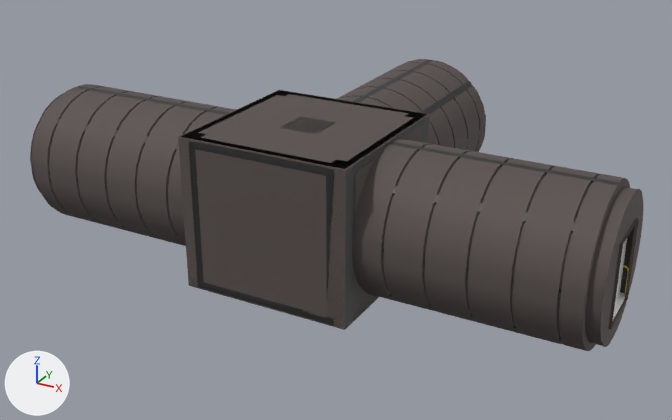
A saved change to the FBX model Assets/Prefabs/F0Prefabs/F0_Corridor3-1.fbx.
Before and after are seen from a camera (50 mm lens) standing at (34.6, -58.4, 32.3) and looking at (-1.1, 6.4, -0.1). The axes (+X, +Y, +Z) are drawn at lower left. The lights are the same throughout. The picture after the commit comes second. Where no turn or scale is listed for an object, it has been applied to the vertices.

In view in the first picture: 'F0_C3_MetallicCube', 'F0_C3_SteelSupports', 'F0_Corridor3' and 4 more.
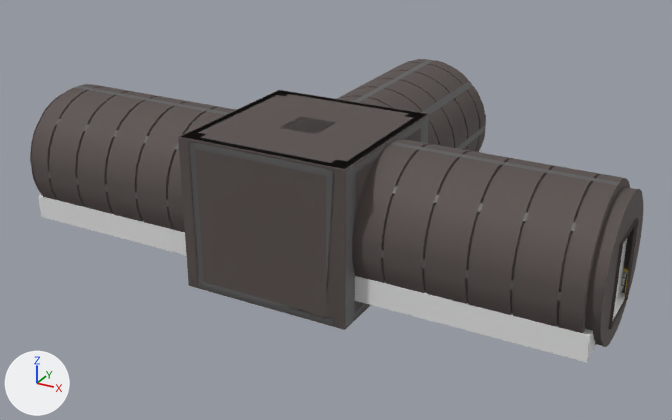
Patch to the scene script:
```diff
--- a/Assets/Prefabs/F0Prefabs/F0_Corridor3-1.fbx.py
+++ b/Assets/Prefabs/F0Prefabs/F0_Corridor3-1.fbx.py
@@ mat_metalblack @@
 mat_metalblack = principled_material('MetalBlack')
-mat_metalblack.base_color = (0.02, 0.02, 0.02)  # black #272727
+mat_metalblack.base_color = (0.1, 0.1, 0.1)  # dark grey #595959
@@ me_cube_111 @@
+me_cube_111.from_pydata(...)  # a box spanning x -24.0..-7.0, y -5.5..-3.5, z -1.0..1.0
@@ me_cube_123 @@
+me_cube_123.from_pydata(...)  # a box spanning x 7.0..24.0, y -5.5..-3.5, z -1.0..1.0
@@ me_cube_119 @@
+me_cube_119.from_pydata(...)  # a box spanning x 7.0..24.0, y 3.5..5.5, z -1.0..1.0
@@ ob_nmo6_f0_c3 @@
+ob_nmo6_f0_c3 = bpy.data.objects.new('NMO6_F0_C3', me_cube_111)
+ob_nmo6_f0_c3.location = (0.0, 0.0, 0.0)
@@ ob_nmo1_f0_c3 @@
+ob_nmo1_f0_c3 = bpy.data.objects.new('NMO1_F0_C3', me_cube_123)
+ob_nmo1_f0_c3.location = (0.0, 0.0, 0.0)
@@ ob_nmo2_f0_c3 @@
+ob_nmo2_f0_c3 = bpy.data.objects.new('NMO2_F0_C3', me_cube_119)
+ob_nmo2_f0_c3.location = (0.0, 0.0, 0.0)
```

Changed parts and their boxes [x1, y1, x2, y2] in the pictures (672 x 420 px):
'F0_C3_MetallicCube', recoloured
    both: [189, 102, 429, 328]
'NMO1_F0_C3', added
    after: [355, 276, 595, 362]
'NMO6_F0_C3', added
    after: [39, 194, 187, 256]
'F0_C3_SteelSupports', recoloured
    both: [48, 59, 620, 301]
'NMO2_F0_C3', added (mostly hidden)
    after: [620, 270, 627, 292]
